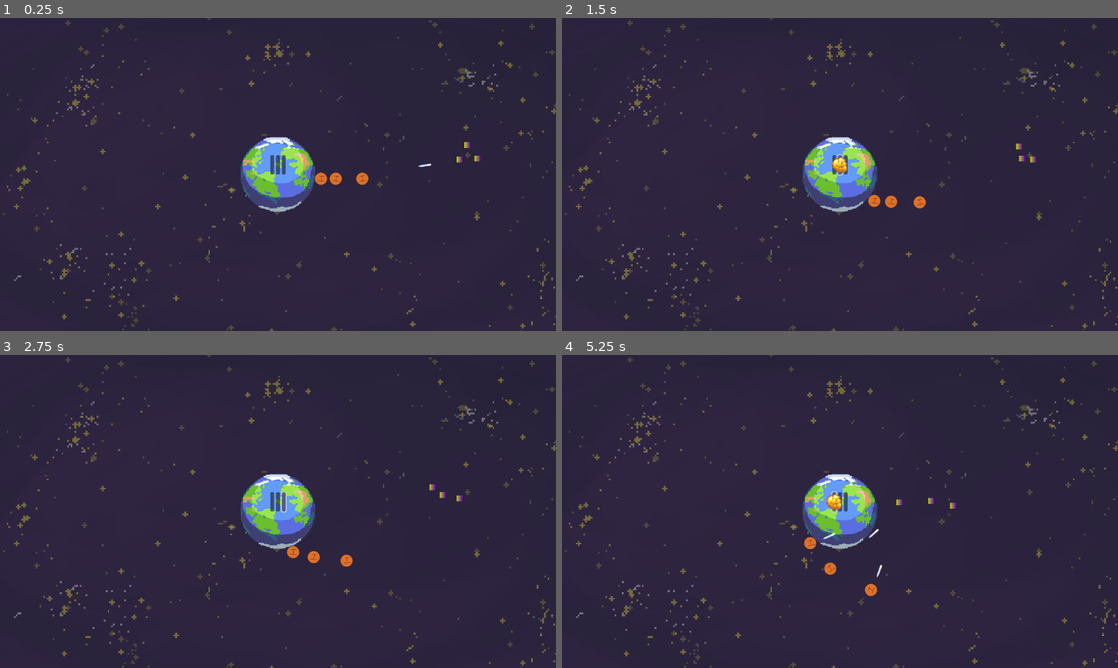
Above: before the commit, frames 1-4 (two rows, left to right).
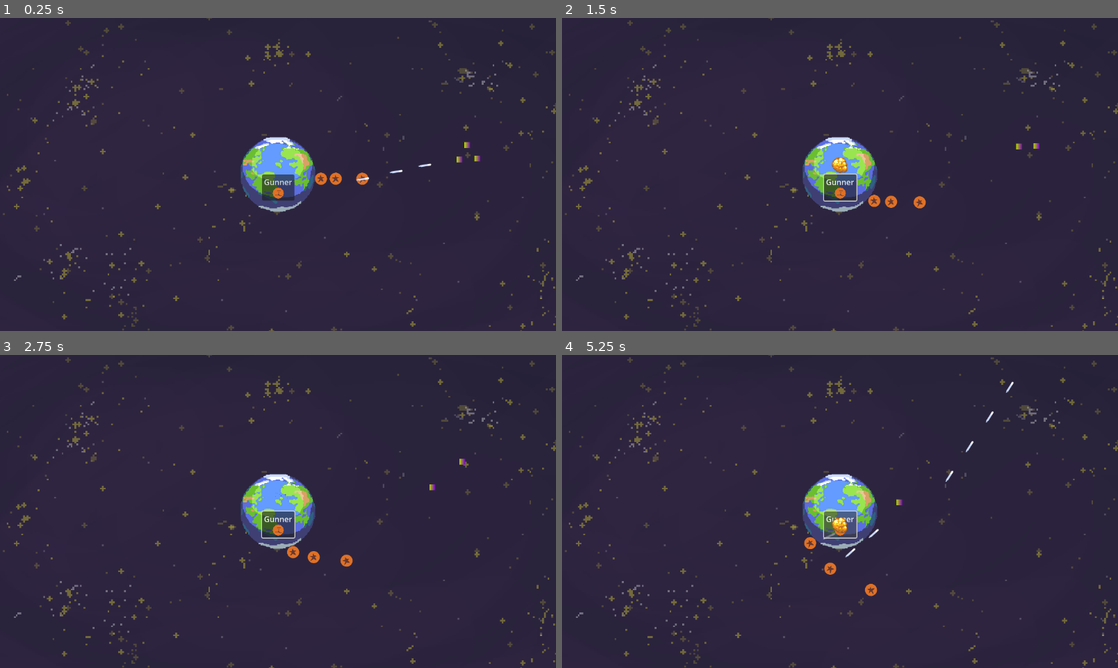
Above: after the commit, the same moments.

Repository: BoiPlex/Orbitron
Game: Godot game, scene res://scenes/game_world.tscn
Two runs of this game, one before a commit and one after it. Both use one fixed random seed, a clock stepped at 60 frames per second and the inputs below.
Inputs (mouse positions are in pixels of both pictures, inside the frame that each line leads up to; where the layout moved, square brackets give the same spot in the first picture):
- Up to frame 1 (0.25 s): no input
- Up to frame 2 (1.5 s): click (840, 187) [834, 165] at 0.5 s; click (840, 165) at 1.27 s
- Up to frame 3 (2.75 s): click (283, 502) at 2.02 s
- Up to frame 4 (5.25 s): click (840, 524) [834, 502] at 2.75 s; click (840, 502) at 3.52 s; click (845, 502) at 4.27 s; click (840, 524) [834, 502] at 5 s

The runs differ from the first frame. In frame 1, 0.7% of the frame differs, in the area x 47-73%, y 43-59%; in frame 2, 0.7%; in frame 3, 0.8%; in frame 4, 1.0%, in the area x 44-82%, y 8-77%.

Commit message:
tower readying and factory

Diff:
--- a/orbitron-game/project.godot
+++ b/orbitron-game/project.godot
@@ -21,6 +21,7 @@
 TeamsGlobal="*res://scripts/teams_global.gd"
 ReferencesGlobal="*res://scripts/references_global.gd"
 GameStateGlobal="*res://scripts/game_state_global.gd"
+CursorGlobal="*res://scripts/cursor_global.gd"
 
 [debug]
 
--- a/orbitron-game/resources/shoot_tower_II.tres
+++ b/orbitron-game/resources/shoot_tower_II.tres
@@ -11,7 +11,7 @@
 cost = 100
 orbiting_speed = 40.0
 projectile = ExtResource("1_01tjd")
-fire_rate = 0.5
+fire_rate = 0.6
 spread_copies = 1
 spread_angle = 0.0
 bursts = 3
--- a/orbitron-game/resources/shoot_tower_III.tres
+++ b/orbitron-game/resources/shoot_tower_III.tres
@@ -9,7 +9,7 @@
 cost = 100
 orbiting_speed = 40.0
 projectile = ExtResource("1_0okn4")
-fire_rate = 0.6
+fire_rate = 0.7
 spread_copies = 1
 spread_angle = 0.0
 bursts = 5
--- /dev/null
+++ b/orbitron-game/scenes/ShopButton.tscn
@@ -0,0 +1,12 @@
+[gd_scene load_steps=4 format=3 uid="uid://bkxdskufh4yl1"]
+
+[ext_resource type="Script" uid="uid://bryeeqqacmhqx" path="res://scripts/UI/shop_button.gd" id="1_r3kl7"]
+[ext_resource type="Texture2D" uid="uid://63qwjkxeq0nc" path="res://assets/shoot1.png" id="1_yojg0"]
+[ext_resource type="Resource" uid="uid://grck8mtpfay0" path="res://resources/shoot_tower_I.tres" id="2_yojg0"]
+
+[node name="ShopButton" type="Button"]
+text = "Gunner I
+100"
+icon = ExtResource("1_yojg0")
+script = ExtResource("1_r3kl7")
+tower_target = ExtResource("2_yojg0")
--- a/orbitron-game/scenes/game_world.tscn
+++ b/orbitron-game/scenes/game_world.tscn
@@ -1,9 +1,11 @@
-[gd_scene load_steps=8 format=3 uid="uid://oyknd2asn"]
+[gd_scene load_steps=10 format=3 uid="uid://oyknd2asn"]
 
 [ext_resource type="Script" uid="uid://cw4xtacqgcrfu" path="res://scripts/game_manager.gd" id="1_nd3ib"]
 [ext_resource type="PackedScene" uid="uid://bhwtdd4b235yl" path="res://scenes/player.tscn" id="2_ag5ty"]
+[ext_resource type="Script" uid="uid://bckxt6ra85lyg" path="res://scripts/factories/tower_factory.gd" id="2_pdbwf"]
 [ext_resource type="PackedScene" uid="uid://cfscq1mloc52k" path="res://scenes/tower.tscn" id="3_ywgp6"]
 [ext_resource type="PackedScene" uid="uid://c6g7jumv1icbe" path="res://scenes/test_body.tscn" id="4_0vfqx"]
+[ext_resource type="Resource" uid="uid://c81ugxxb0bo5o" path="res://resources/melee_tower_I.tres" id="4_u1jpj"]
 [ext_resource type="Script" uid="uid://di750aidn8r6w" path="res://scripts/projectile_pool.gd" id="5_wbbl4"]
 [ext_resource type="PackedScene" uid="uid://da7cbb55x2u75" path="res://scenes/hud_control.tscn" id="6_6c6v5"]
 [ext_resource type="Texture2D" uid="uid://nni73x76erl3" path="res://assets/bg.png" id="7_bhwwd"]
@@ -11,6 +13,14 @@
 [node name="GameWorld" type="Node2D"]
 script = ExtResource("1_nd3ib")
 metadata/_custom_type_script = "uid://cw4xtacqgcrfu"
+
+[node name="TowerFactory" type="Node2D" parent="." node_paths=PackedStringArray("parent")]
+script = ExtResource("2_pdbwf")
+target_position = Vector2(-90, -90)
+base_scene = ExtResource("3_ywgp6")
+parent = NodePath("..")
+class_stats = ExtResource("4_u1jpj")
+metadata/_custom_type_script = "uid://bckxt6ra85lyg"
 
 [node name="Sprite2D" type="Sprite2D" parent="."]
 texture_filter = 3
--- a/orbitron-game/scenes/hud_control.tscn
+++ b/orbitron-game/scenes/hud_control.tscn
@@ -1,30 +1,57 @@
-[gd_scene load_steps=2 format=3 uid="uid://da7cbb55x2u75"]
+[gd_scene load_steps=3 format=3 uid="uid://da7cbb55x2u75"]
 
 [ext_resource type="Script" uid="uid://cj08odmwrik3i" path="res://scripts/UI/hud_control.gd" id="1_rx4kw"]
+[ext_resource type="Texture2D" uid="uid://63qwjkxeq0nc" path="res://assets/shoot1.png" id="2_nirq7"]
 
 [node name="HudControl" type="Control"]
+texture_filter = 3
 layout_mode = 3
 anchors_preset = 0
 script = ExtResource("1_rx4kw")
 
-[node name="HBoxContainer" type="HBoxContainer" parent="."]
+[node name="AspectRatioContainer" type="AspectRatioContainer" parent="."]
+layout_mode = 1
+anchors_preset = 15
+anchor_right = 1.0
+anchor_bottom = 1.0
+grow_horizontal = 2
+grow_vertical = 2
+
+[node name="Control" type="Control" parent="AspectRatioContainer"]
+layout_mode = 2
+
+[node name="HBoxContainer" type="HBoxContainer" parent="AspectRatioContainer/Control"]
+layout_mode = 1
+anchors_preset = 5
+anchor_left = 0.5
+anchor_right = 0.5
+offset_left = -16.0
+offset_right = 16.0
+offset_bottom = 8.0
+grow_horizontal = 2
+
+[node name="Button" type="Button" parent="AspectRatioContainer/Control/HBoxContainer"]
+layout_mode = 2
+text = "Gunner"
+icon = ExtResource("2_nirq7")
+icon_alignment = 1
+vertical_icon_alignment = 2
+expand_icon = true
+
+[node name="VBoxContainer" type="VBoxContainer" parent="AspectRatioContainer/Control/HBoxContainer/Button"]
+layout_mode = 0
+offset_right = 40.0
+offset_bottom = 40.0
+
+[node name="Label" type="Label" parent="AspectRatioContainer/Control/HBoxContainer/Button"]
 layout_mode = 1
 anchors_preset = 7
 anchor_left = 0.5
 anchor_top = 1.0
 anchor_right = 0.5
 anchor_bottom = 1.0
-offset_left = -16.0
-offset_top = -40.0
-offset_right = 16.0
+offset_left = -20.0
+offset_top = -23.0
+offset_right = 20.0
 grow_horizontal = 2
 grow_vertical = 0
-
-[node name="Button" type="Button" parent="HBoxContainer"]
-layout_mode = 2
-
-[node name="Button2" type="Button" parent="HBoxContainer"]
-layout_mode = 2
-
-[node name="Button3" type="Button" parent="HBoxContainer"]
-layout_mode = 2
--- a/orbitron-game/scenes/tower.tscn
+++ b/orbitron-game/scenes/tower.tscn
@@ -2,7 +2,7 @@
 
 [ext_resource type="Script" uid="uid://bact5q3bmxsrh" path="res://scripts/bodies/tower.gd" id="1_qrbg1"]
 [ext_resource type="Script" uid="uid://djiqi435icfju" path="res://scripts/components/hitbox_component.gd" id="2_jfguu"]
-[ext_resource type="Resource" uid="uid://grck8mtpfay0" path="res://resources/shoot_tower_I.tres" id="2_xl0gn"]
+[ext_resource type="Resource" uid="uid://cjoo0taj1jhcs" path="res://resources/shoot_tower_III.tres" id="2_xl0gn"]
 [ext_resource type="Script" uid="uid://c7wj8tj6k5kjl" path="res://scripts/components/colored_collider.gd" id="3_85u2j"]
 [ext_resource type="Script" uid="uid://bsmkv7habdqi5" path="res://scripts/components/hurtbox_component.gd" id="4_xl0gn"]
 [ext_resource type="Script" uid="uid://bhkkdgseo08jf" path="res://scripts/components/detection_component.gd" id="5_jfguu"]
@@ -27,6 +27,7 @@
 radius = 12.0
 
 [sub_resource type="CircleShape2D" id="CircleShape2D_jfguu"]
+resource_local_to_scene = true
 radius = 111.0
 
 [node name="Tower" type="CharacterBody2D" node_paths=PackedStringArray("projectile_factory")]
@@ -78,3 +79,5 @@
 [node name="ProjectileFactory" type="Node2D" parent="."]
 script = ExtResource("6_85u2j")
 metadata/_custom_type_script = "uid://drbp4v7pj8glb"
+
+[node name="Timer" type="Timer" parent="."]
--- /dev/null
+++ b/orbitron-game/scripts/UI/shop_button.gd
@@ -0,0 +1,10 @@
+@tool
+
+class_name ShopButton
+extends Button
+
+@export var tower_target: TowerStats:
+	set(x):
+		text = str(x.entity_name, "\n", x.cost)
+		icon = x.sprite_texture
+		tower_target = x
--- a/orbitron-game/scripts/bodies/tower.gd
+++ b/orbitron-game/scripts/bodies/tower.gd
@@ -6,12 +6,16 @@
 enum States {
 	ACTIVE,
 	STANDBY,
+	READYING,
 }
 
 enum Orbit {
 	CW,
 	CCW,
 }
+
+const READYING_SPEED: float = 300
+const FINISH_READY_RADIUS: float = 50
 
 @export var debug_build_template: TowerStats = null
 @export var projectile_factory: ProjectileFactory
@@ -22,24 +26,25 @@
 var target: Node2D
 var target_dir: Vector2 = Vector2.ZERO
 
+var ready_position: Vector2 = Vector2.ZERO
+
 var upgrades_to: TowerStats
 var upgrade_cost: int = 100
 
 var fire_rate: float = 1.0
 
 var _state: States = States.STANDBY
-var _fire_timer: Timer
+
 
 @onready var player: Player = $"../Player"
+@onready var _fire_timer: Timer = $"Timer"
 @onready var detection: DetectionComponent = get_node_or_null("DetectionComponent")
 
 
 func _ready() -> void:
 	super()
-	_fire_timer = Timer.new()
 	_fire_timer.autostart = false
 	_fire_timer.one_shot = true
-	add_child(_fire_timer)
 	detection.area_entered.connect(_on_add_target)
 	detection.area_exited.connect(_on_remove_target)
 	target_check.connect(_on_target_check)
@@ -54,6 +59,7 @@
 	if upgrades_to != null:
 		upgrade_cost = upgrades_to.cost
 	fire_rate = stats.fire_rate
+	print(_fire_timer)
 	if fire_rate >= 0.0:
 		_fire_timer.wait_time = 1.0 / fire_rate
 	else:
@@ -66,6 +72,34 @@
 		projectile_factory.spread = stats.spread_angle
 		projectile_factory.bursts = stats.bursts
 		projectile_factory.burst_interval = stats.burst_interval
+
+
+func start_readying():
+	if hitbox:
+		hitbox.set_deferred("monitorable", false)
+		hitbox.set_deferred("monitoring", false)
+	if hurtbox:
+		hurtbox.set_deferred("monitorable", false)
+		hurtbox.set_deferred("monitoring", false)
+	if detection:
+		detection.set_deferred("monitorable", false)
+		detection.set_deferred("monitoring", false)
+	collider.disabled = true
+	_state = States.READYING
+
+
+func finish_readying():
+	if hitbox:
+		hitbox.set_deferred("monitorable", true)
+		hitbox.set_deferred("monitoring", true)
+	if hurtbox:
+		hurtbox.set_deferred("monitorable", true)
+		hurtbox.set_deferred("monitoring", true)
+	if detection:
+		detection.set_deferred("monitorable", true)
+		detection.set_deferred("monitoring", true)
+	collider.disabled = false
+	_state = States.STANDBY
 
 
 func upgrade():
@@ -110,17 +144,36 @@
 	super(delta)
 
 	# Auto correct to stable orbit
+	match(_state):
+		States.ACTIVE:
+			_orbit_velocity(delta)
+			target_dir = (target.global_position - global_position).normalized()
+			rotation = lerp_angle(rotation, target_dir.angle(), 1 - pow(0.25, 13 * delta))
+			if _fire_timer.is_stopped():
+				_fire()
+				target_check.emit()
+				_fire_timer.start()
+		States.STANDBY:
+			_orbit_velocity(delta)
+		States.READYING:
+			var dir_to_ready = global_position.direction_to(ready_position)
+			var dist_to_ready = ready_position.distance_to(global_position)
+			print(dist_to_ready)
+			if dist_to_ready <= FINISH_READY_RADIUS:
+				finish_readying()
+				print("readysdfsdf")
+			else:
+				velocity = lerp(READYING_SPEED * dir_to_ready,
+				READYING_SPEED * dir_to_ready / 10,
+				1 - dist_to_ready / ready_position.distance_to(player.global_position))
+		_:
+			push_error("Unknown state: ", _state)
+
+
+func _orbit_velocity(delta: float):
 	var dir_to_planet = player.global_position - global_position
 	var distance = dir_to_planet.length()
 	var tangent = (Vector2(-dir_to_planet.y, dir_to_planet.x).normalized() if
 		orbit == Orbit.CCW else Vector2(dir_to_planet.y, -dir_to_planet.x).normalized())
 	var desired_velocity = tangent * orbit_speed
 	velocity = lerp(velocity, desired_velocity, 1 - pow(0.1, 20 * delta))
-
-	if _state == States.ACTIVE:
-		target_dir = (target.global_position - global_position).normalized()
-		rotation = lerp_angle(rotation, target_dir.angle(), 1 - pow(0.25, 13 * delta))
-		if _fire_timer.is_stopped():
-			_fire()
-			target_check.emit()
-			_fire_timer.start()
--- /dev/null
+++ b/orbitron-game/scripts/cursor_global.gd
@@ -0,0 +1,7 @@
+extends Node
+
+enum Cursor {
+	SHOOT,
+	TOWER,
+	PLACE,
+}
--- a/orbitron-game/scripts/factories/factory_base.gd
+++ b/orbitron-game/scripts/factories/factory_base.gd
@@ -1,6 +1,9 @@
 class_name Factory
 extends Node2D
 
+@export var force_make: bool:
+	set(x):
+		make()
 @export var base_scene: PackedScene
 @export var parent: Node
 @export var class_stats: PhysicsBodyStats
--- /dev/null
+++ b/orbitron-game/scripts/factories/tower_factory.gd
@@ -0,0 +1,19 @@
+class_name TowerFactory
+extends GravBodyFactory
+
+@export var target_position: Vector2
+
+
+func make():
+	var tower_stats = class_stats as TowerStats
+	if tower_stats == null:
+		push_warning("Tried to initialize null tower.")
+		return
+	var tower = base_scene.instantiate() as Tower
+	tower.ready_position = target_position
+	tower.global_position = make_position
+	tower.debug_build_template = null
+	parent.add_child(tower)
+	tower.init_game_entity(tower_stats)
+	tower.init_tower(tower_stats)
+	tower.start_readying()
--- a/orbitron-game/scripts/game_manager.gd
+++ b/orbitron-game/scripts/game_manager.gd
@@ -11,6 +11,7 @@
 var explosion_spawner: ExplosionFactory
 var _explosion_cooldown_timer: Timer
 var explosion_cooldown: float = 0.5
+
 
 @onready var player: Player = $Player
 
Binary file added: orbitron-game/assets/crosshair.png
Not shown, added: orbitron-game/assets/crosshair.png.import
Binary file added: orbitron-game/assets/enemy1.png
Not shown, added: orbitron-game/assets/enemy1.png.import
Binary file added: orbitron-game/assets/enemy2.png
Not shown, added: orbitron-game/assets/enemy2.png.import
Not shown, added: orbitron-game/scripts/UI/shop_button.gd.uid
Not shown, added: orbitron-game/scripts/cursor_global.gd.uid
Not shown, added: orbitron-game/scripts/factories/tower_factory.gd.uid
